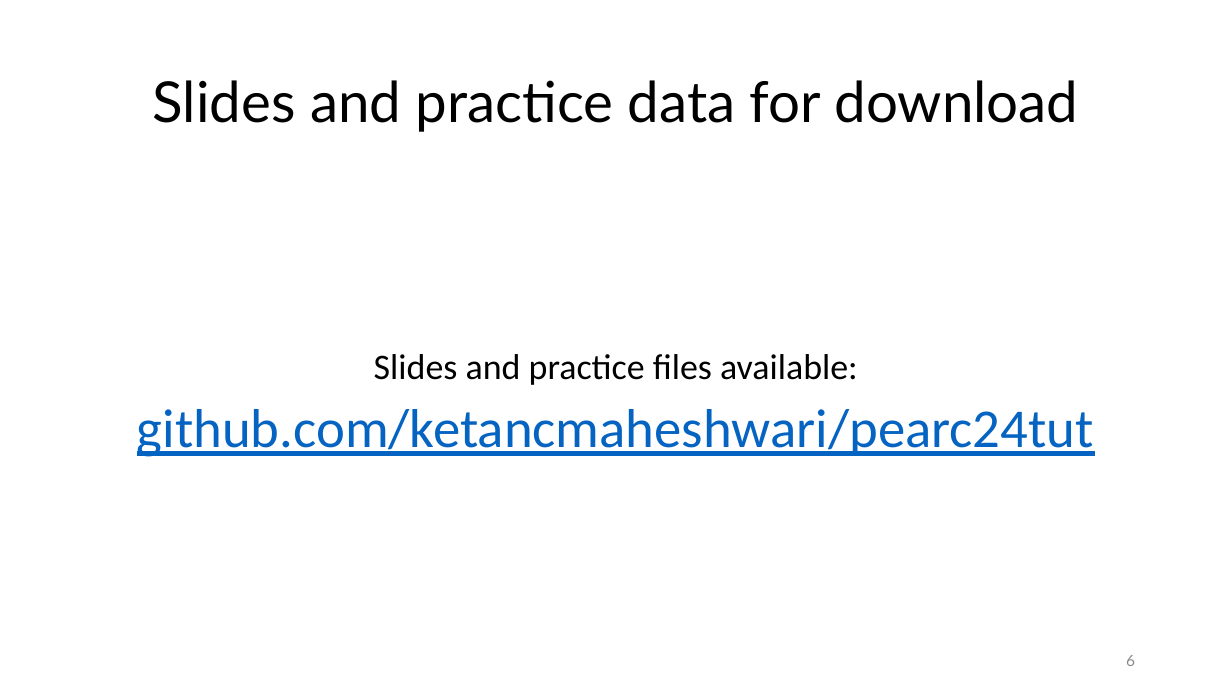
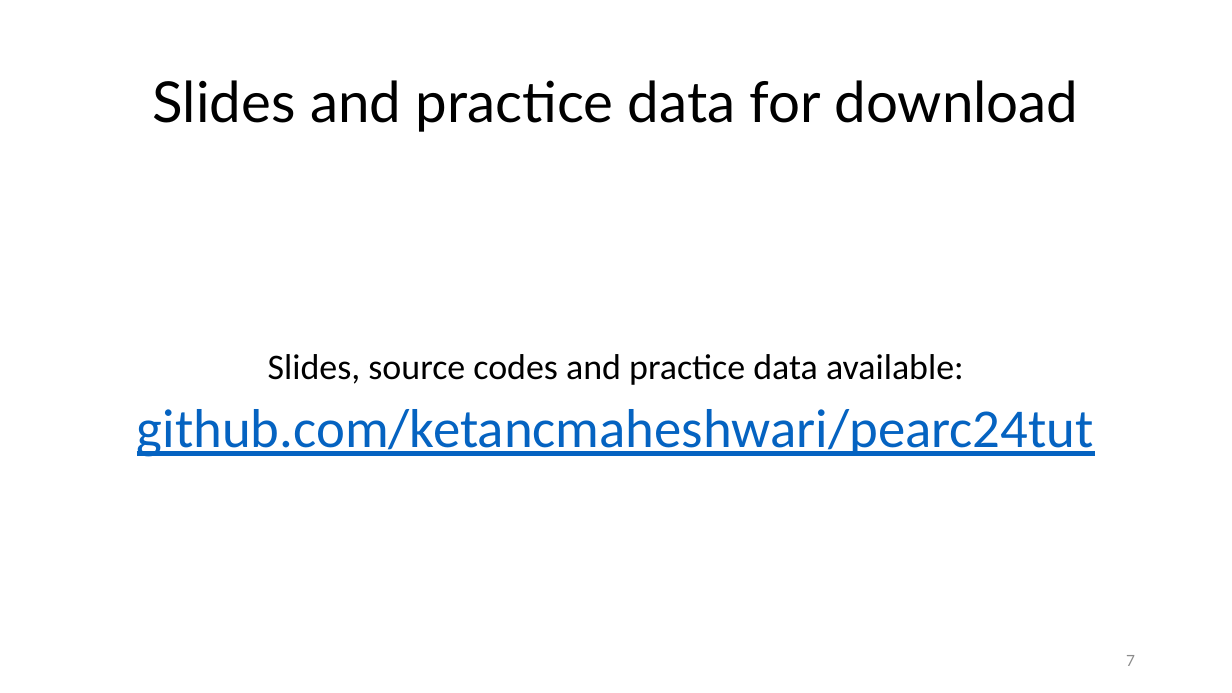
Before and after one commit to ketancmaheshwari/pearc24tut, a slide deck: slide 7 of gnu-parallel-tutorial.pptx (slide 6 before the commit). Drawn at 1232x693 pixels with LibreOffice and Linux fonts; fonts in the diff are those of the drawing. Boxes give left, top, right and bottom in pixels: in the first picture for what was removed or moved away, otherwise in the second. Text is boxed around its words. In the diff, an @@ line names an element or a change of style, - is before the commit and + after.

```diff
--- a/gnu-parallel-tutorial.pptx
+++ b/gnu-parallel-tutorial.pptx
@@ text at [268,354,964,385]: text changed @@
-Slides and practice files available:
+Slides, source codes and practice data available:
@@ page number at [1126,655,1135,666]: text changed @@
-6
+7
```
Also in this commit, not shown: 12 other slides changed, 15 slides added, 5 slides removed, 2 other files.
